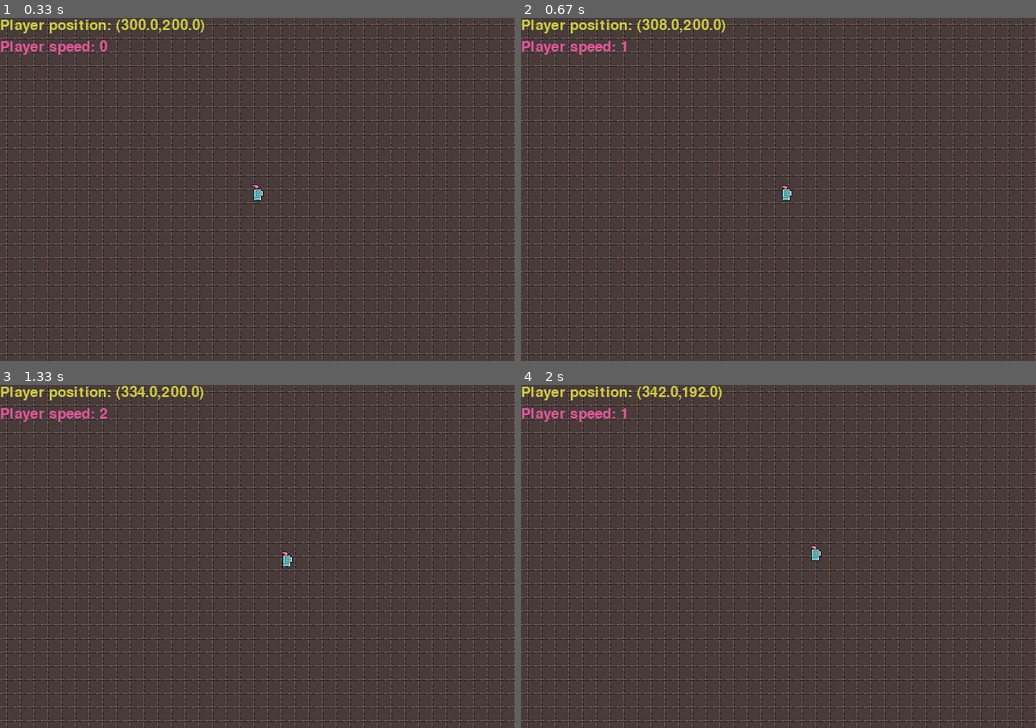
Above: before the commit, frames 1-4 (two rows, left to right).
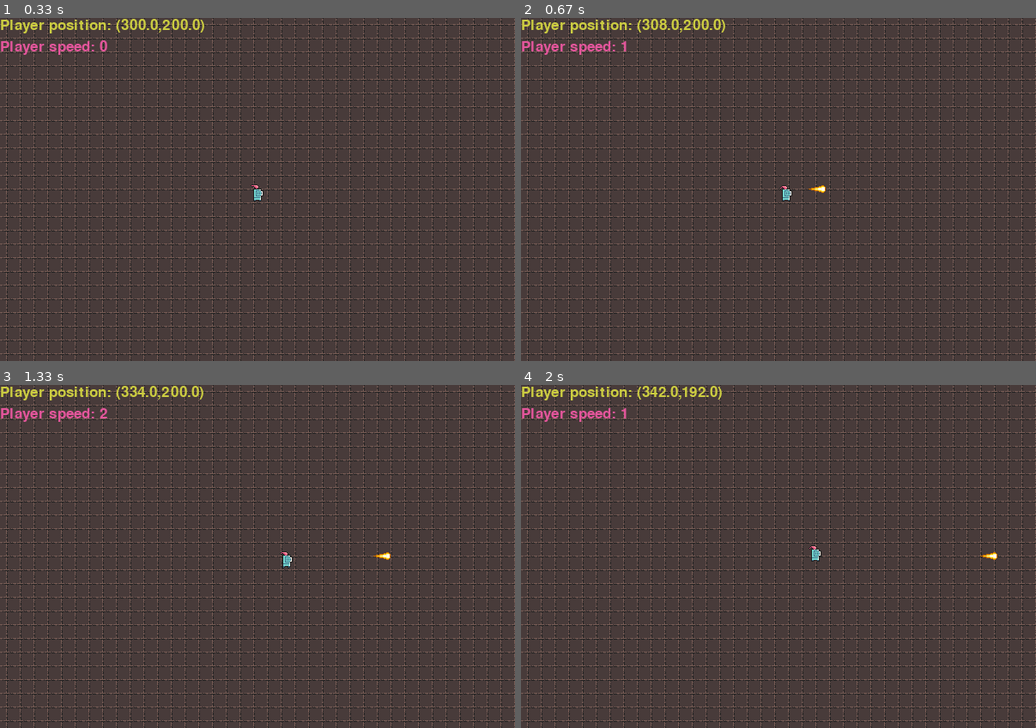
Above: after the commit, the same moments.

Repository: YoungTeurus/PYGame_Tutuorial
Game: pygame game, started from __main__.py
Two runs of this game, one before a commit and one after it. Both use one fixed random seed, a clock stepped at 60 frames per second and the inputs below.
Inputs (mouse positions are in pixels of both pictures, inside the frame that each line leads up to):
- Up to frame 1 (0.33 s): no input
- Up to frame 2 (0.67 s): hold Space from 0.33 s (still down); hold D from 0.33 s (still down); move the mouse to (757, 203) at 0.37 s
- Up to frame 3 (1.33 s): release Space at 0.8 s; release D at 0.8 s; hold D 0.83-1.3 s; move the mouse to (422, 546) at 0.87 s; tap Space at 0.9, 1.2 s
- Up to frame 4 (2 s): hold W 1.33-1.63 s; move the mouse to (654, 559) at 1.37 s; tap Space at 1.4, 1.73 s; hold D from 1.67 s (still down); move the mouse to (618, 505) at 1.7 s

Frame 1 is identical in both runs. In frame 2, less than 0.1% of the frame differs, in the area x 55-60%, y 48-51%; in frame 3, less than 0.1%; in frame 4, less than 0.1%.

Commit message:
MovingObject добавлен. Про парсер пока что забудем.

Diff:
--- a/Objects.py
+++ b/Objects.py
@@ -44,6 +44,7 @@
 class WorldObject:
     w = 25
     h = 25
+    id = -1
 
     def __init__(self, surface, x, y):
         self.surface = surface
@@ -63,6 +64,12 @@
         #                  int(self.h))
         #                 )
         pass
+
+    def set_id(self, id):
+        self.id = id
+
+    def get_id(self, id):
+        return id
 
     def move(self, dx, dy):
         self.x += dx
@@ -103,11 +110,12 @@
         self.rect.x += int(self.x)
         self.rect.y += int(self.y)
         if size is not None:
-            self.w = size[0]
-            self.h = size[1]
+            self.w, self.h = size[0], size[1]
             self.rect.x -= int(self.w / 2)
             self.rect.y -= int(self.h / 2)
             self.need_to_scale = True
+        else:
+            self.w, self.h = self.rect.w, self.rect.h
 
     def draw(self, camera=None):
         # surface_to_draw = None
@@ -144,6 +152,11 @@
                                                                                  'w': self.w,
                                                                                  'h': self.h}
                                                                               )
+
+    def move(self, dx, dy):
+        super().move(dx, dy)
+        self.rect.x = int(self.x - (self.w / 2))
+        self.rect.y = int(self.y - (self.h / 2))
 
 
 # Класс объекта с анимацией
@@ -168,11 +181,6 @@
         SpritedObject.__init__(self, surface, x, y, None, size)
         self.len_of_image_list = len(self.image_list)
 
-    def move(self, dx, dy):
-        super().move(dx, dy)
-        self.rect.x = int(self.x - (self.w / 2))
-        self.rect.y = int(self.y - (self.h / 2))
-
     def tick(self):
         self.timer += 1
         if self.timer > ticks_before_change_frame:
@@ -223,7 +231,23 @@
                                                       )
 
 
-from Player import Player
+# Класс движущегося объекта (вроде пули)
+class MovingObject(SpritedObject):
+    speed_x = 0
+    speed_y = 0
+
+    def __init__(self, surface, x, y, image_location=None, size=None):
+        super().__init__(surface, x, y, image_location, size)
+
+    def set_speed(self, dx, dy):
+        self.speed_x = dx
+        self.speed_y = dy
+
+    def tick(self):
+        self.move(self.speed_x, self.speed_y)
+
+
+# from Player import Player
 
 
 # Метод, преобразующий строку в объект
@@ -234,13 +258,13 @@
                          "TextObject",
                          "Player")
     # Словарь, в котором хранятся "указатели" на классы и количество принимаемых аргументов
-    #avaliable_classes = {"WorldObject": [WorldObject,2],
+    # avaliable_classes = {"WorldObject": [WorldObject,2],
     #                     "SpritedObject": [SpritedObject, 5],
     #                     "AnimatedObject": [AnimatedObject, 5],
     #                     "TextObject": [TextObject, 3],
     #                     "Player": [Player, 5]
     #                     }
-    #returned_object = avaliable_classes["WorldObject"][0](avaliable_classes["WorldObject"][1],)
+    # returned_object = avaliable_classes["WorldObject"][0](avaliable_classes["WorldObject"][1],)
     check_for_brackets = re.search(r"(.+)", "(w)")
     if check_for_brackets[0] is not None:
         arr = re.findall(r"[^;]+", str[1:-1])  # Массив параметров
--- a/__main__.py
+++ b/__main__.py
@@ -5,7 +5,10 @@
 window_w = 600
 window_h = 400
 
-from Objects import Camera, SpritedObject, AnimatedObject, TextObject, parse_object_str
+# Уникальные ID(?)
+PLAYER1_ID = 0
+
+from Objects import Camera, SpritedObject, AnimatedObject, TextObject, parse_object_str, MovingObject
 from Player import Player
 
 random.seed()
@@ -37,7 +40,11 @@
 
     # Игрок
     player = Player(window, window_w / 2, window_h / 2, Camera(), "\\sprites\\knight_f_idle_anim\\", (16, 28))
+    player.set_id(PLAYER1_ID)
     objects.append(player)
+
+    timeout_before_shooting = 100  # Время до стрельбы
+    current_timeout_before_shooting = 0  # Текущее время до стрельбы
 
     # Заполнение карты
     for i in range(50):
@@ -96,11 +103,23 @@
             if keyboard_pressed[pygame.K_s]:
                 player.player_move('down')
                 is_move_button_pressed = True
-        if keyboard_pressed[pygame.K_p]:
-            for obj in objects:
-                print(obj)
-            str = input()
-            objects.append(parse_object_str(window, str))
+        # Стрельба
+        if keyboard_pressed[pygame.K_SPACE]:
+            if current_timeout_before_shooting == 0:
+                bul = MovingObject(window, player.x, player.y, "\\sprites\\bullet.png")
+                objects.append(bul)
+                if player.looking_left:
+                    bul.set_speed(-5, 0)
+                else:
+                    bul.set_speed(5, 0)
+                current_timeout_before_shooting = timeout_before_shooting
+
+        # Отладка парсера
+        # if keyboard_pressed[pygame.K_p]:
+        #    for obj in objects:
+        #        print(obj)
+        #    str = input()
+        #    objects.append(parse_object_str(window, str))
         if is_move_button_pressed is not True:  # Если отпущены все клавиши движения
             player.stop_moving()  # Прекращаем двигаться
 
@@ -119,6 +138,8 @@
         # Такт игры
         for obj in objects:
             obj.tick()
+        if current_timeout_before_shooting > 0:
+            current_timeout_before_shooting -= 1
 
         # Изменение показаний дебаг-информации
         debug_text_player_position.set_text("Player position: ({},{})".format(
Binary file added: sprites/bullet.png
